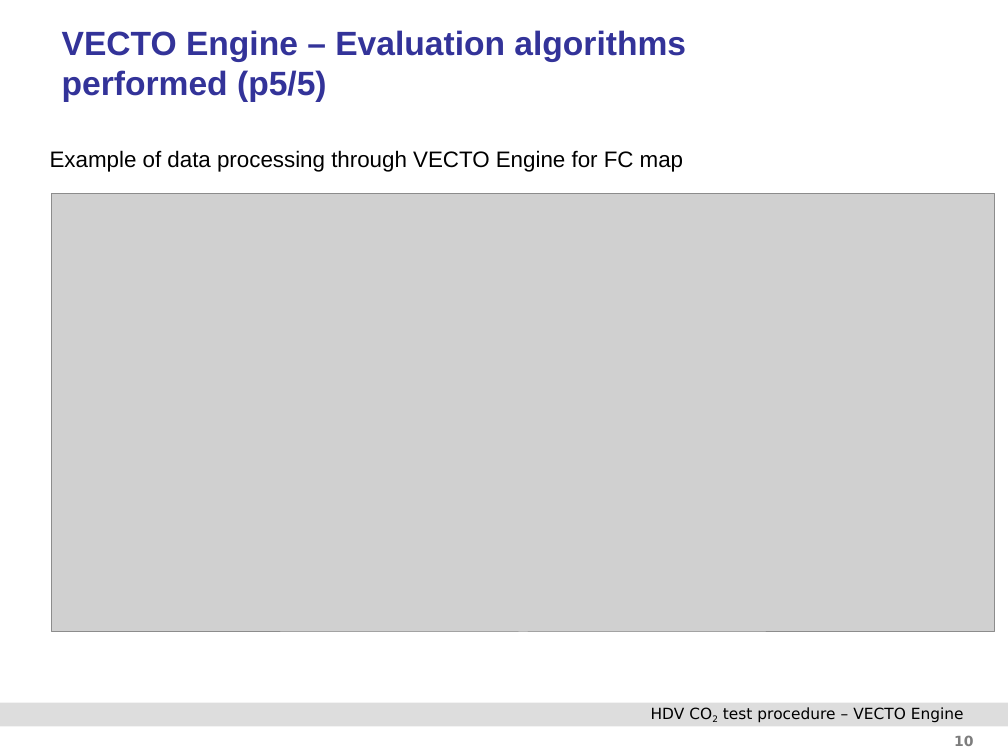
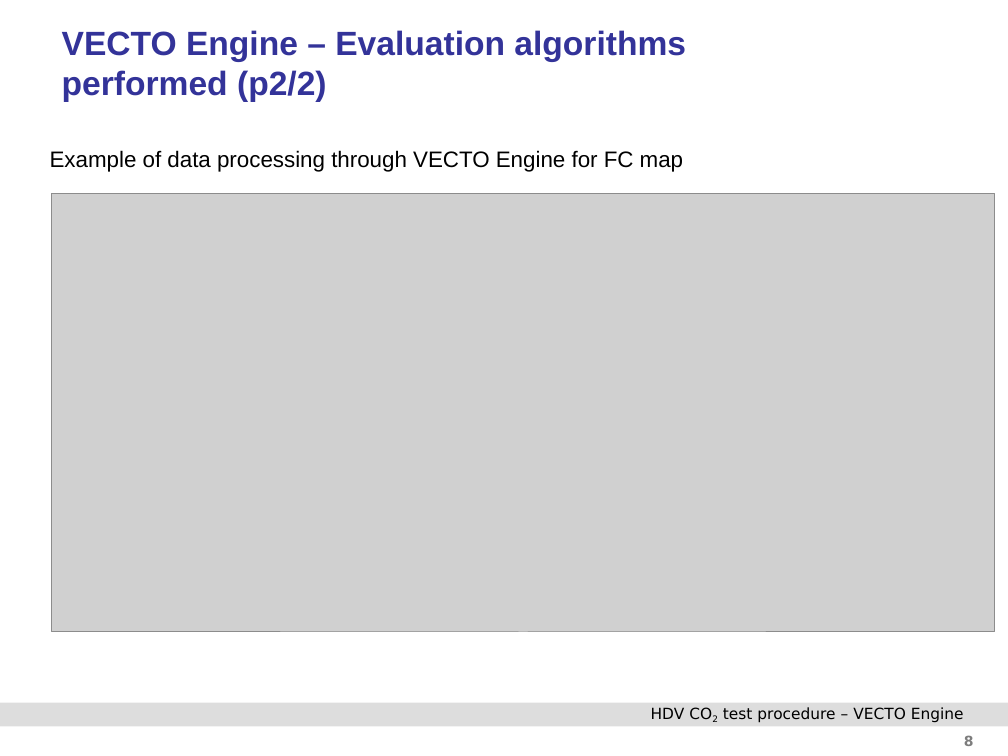
Before and after one commit to NSEE/VECTO_ENGINE_BR, a slide deck: slide 8 of Documentation/TUG_VECTO_Engine_Manual.pptx (slide 10 before the commit). Drawn at 1008x756 pixels with LibreOffice and Linux fonts; fonts in the diff are those of the drawing; grey boxes stand for pictures; background and template pictures are left out. Boxes give left, top, right and bottom in pixels: in the first picture for what was removed or moved away, otherwise in the second. Text is boxed around its words. In the diff, an @@ line names an element or a change of style, - is before the commit and + after.

```diff
--- a/Documentation/TUG_VECTO_Engine_Manual.pptx
+++ b/Documentation/TUG_VECTO_Engine_Manual.pptx
@@ title at (62, 30, 686, 102): text changed @@
-VECTO Engine – Evaluation algorithms
-performed (p5/5)
+VECTO Engine – Evaluation algorithms
+performed (p2/2)
@@ page number at (964, 736, 974, 746): text changed @@
-10
+8
```
Also in this commit, not shown: 3 other slides changed, 2 slides added, 4 slides removed, 12 other files.
